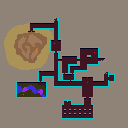
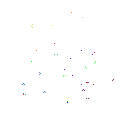
Two versions of the same layered image (128×128). Layer-by-layer changes:
painted on "stuff" over left=22, top=12, right=114, bottom=99
hid "tiles", painted on it over left=0, top=0, right=128, bottom=128
